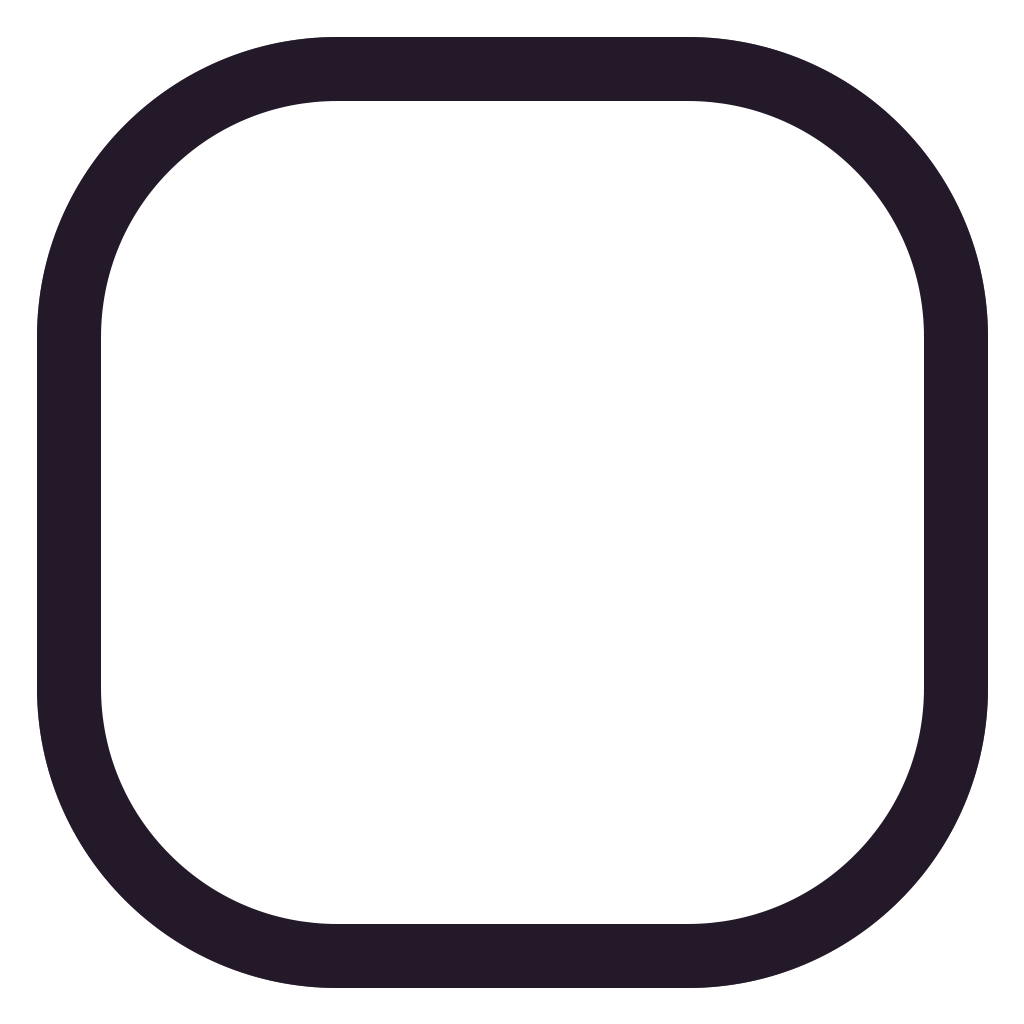
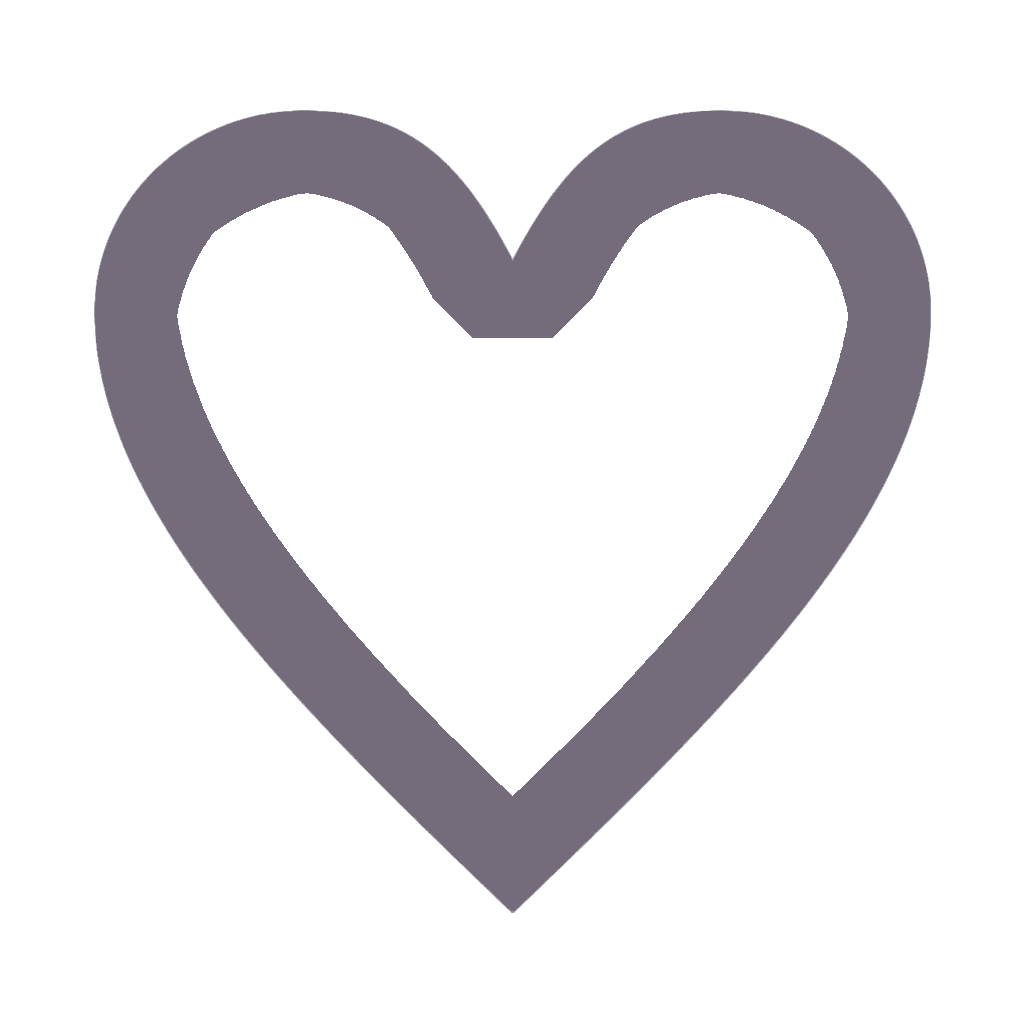
Revision of a layered 1024×1024 image; what changed, layer by layer:
added group "Heart" with 2 layers above "Button" over [37, 37, 988, 988]
added layer "Layer 4" in group "Heart" over [37, 37, 988, 988]
added layer "Layer 3" in group "Heart" over [94, 110, 931, 913]
hid "Window copy 3" over [37, 37, 988, 988]
hid group "HealthBar" (1 layers) over [37, 37, 988, 988]
